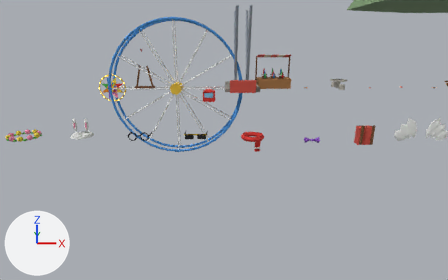
Renders of the Blender file assets/models/source/farmer_props.blend from each side of a commit.
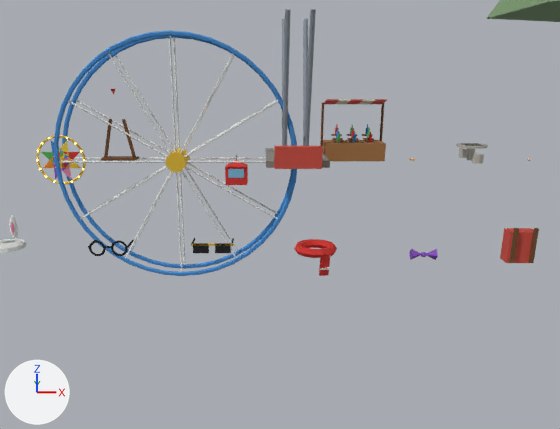
There are two pictures of each version: one from the file's camera 'PreviewCam', one close up on the part from 18% to 86% of the width and 0% to 84% of the height. Lighting does not change. The marker at lower left points along +X, +Y and +Z. The older version's two pictures come first.

Script lines for the objects in view, before the commit:
```python
me_ferris_base = bpy.data.meshes.new('ferris_base')
me_ferris_base.from_pydata(...)  # 80 vertices, 52 faces; spans x -1.5..1.5, y -2.85..2.5, z -0.08..6.88
# faces by material slot: [40, 6, 6]
me_ferris_base.materials.append(mat_fp_metal)  # grey #9ea6b3
me_ferris_base.materials.append(mat_fp_stonedark)  # grey #99948c
me_ferris_base.materials.append(mat_fp_accent)  # red #e5594c
me_ferris_cabin = bpy.data.meshes.new('ferris_cabin')
me_ferris_cabin.from_pydata(...)  # 33 vertices, 25 faces; spans x -0.55..0.55, y -0.53..0.53, z -1.2..0.3
# faces by material slot: [11, 6, 8]
me_ferris_cabin.materials.append(mat_fp_red)  # red #eb3833
me_ferris_cabin.materials.append(mat_fp_glass)  # blue #8cccf2
me_ferris_cabin.materials.append(mat_fp_metal)  # grey #9ea6b3
me_ferris_ring = bpy.data.meshes.new('ferris_ring')
me_ferris_ring.from_pydata(...)  # 792 vertices, 686 faces; spans x -6.12..6.12, y -0.8..0.8, z -6.12..6.12
# faces by material slot: [480, 192, 14]
me_ferris_ring.materials.append(mat_fp_can)  # blue #4c99e5
me_ferris_ring.materials.append(mat_fp_white)  # white #fafafa
me_ferris_ring.materials.append(mat_fp_gold)  # yellow #ffd140
ob_ferris_base = bpy.data.objects.new('ferris_base', me_ferris_base)
ob_ferris_base.location = (12.0, 50.0, 0.0)
ob_ferris_cabin = bpy.data.objects.new('ferris_cabin', me_ferris_cabin)
ob_ferris_cabin.location = (9.0, 50.0, 0.0)
ob_ferris_ring = bpy.data.objects.new('ferris_ring', me_ferris_ring)
ob_ferris_ring.location = (6.0, 50.0, 0.0)
# also in view: 'ring_toss_booth' at (15.0, 50.4, 1.5); 'wheel_disc' at (0.0, 50.0, 0.0); 'mountains_ring' at (79.4, -4.4, 25.4); 'scarf_red' at (11.2, 30.0, 1.3); 'backpack' at (14.4, 30.1, 1.5)
```
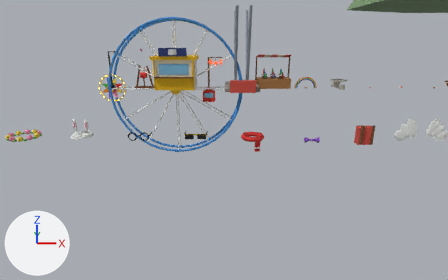
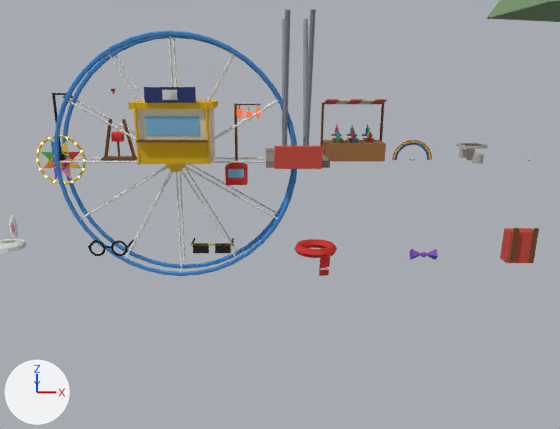
Location of each change, [x1, y1, x2, y2] in pixels of the close-ups (560 x 429 px):
'post_office', added: after [128, 87, 218, 164]
    faces in mat_fp_posty (yellow #ffc719): [128, 100, 218, 164]
    faces in mat_fp_cream (pale yellow #fff5e0): [137, 109, 215, 164]
    faces in mat_fp_glass (blue #8cccf2): [145, 116, 200, 136]
    faces in mat_fp_navy (blue #33407f): [144, 87, 196, 103]
    faces in mat_fp_white (white #fafafa): [162, 90, 178, 100]
'lantern_post', added: after [234, 103, 261, 160]
    faces in mat_fp_wooddark (brown #7f5433): [234, 103, 261, 160]
'rainbow', added: after [392, 140, 432, 160]
'street_lamp', added: after [52, 93, 74, 161]
    faces in mat_fp_black (black #1f1f24): [52, 93, 74, 161]
'mailbox', added: after [111, 127, 124, 158]
    faces in mat_fp_red (red #eb3833): [111, 132, 124, 142]

Edits to the bpy script that builds the scene:
```text
Add ob_rainbow:
    ob_rainbow = bpy.data.objects.new('rainbow', me_rainbow)  # 700 vertices, 672 faces; spans x -1.02..1.02, y -0.01..0.01, z 0.0..1.02; in mat_fp_red (red #eb3833), mat_fp_orange (orange #ff9926), mat_fp_flowery (yellow #ffe04c), mat_fp_green (green #59bf59), mat_fp_can (blue #4c99e5), mat_fp_navy (blue #33407f), mat_fp_purple (purple #9959d9)
    ob_rainbow.location = (18.0, 50.0, 0.0)
Add ob_lantern_post:
    ob_lantern_post = bpy.data.objects.new('lantern_post', me_lantern_post)  # 270 vertices, 334 faces; spans x -0.07..1.26, y -0.17..0.17, z 0.0..2.8; in mat_fp_wooddark (brown #7f5433), mat_fp_black (black #1f1f24), mat_fp_lantern (red #ff522e, glowing red #ff522e), mat_fp_gold (yellow #ffd140)
    ob_lantern_post.location = (9.0, 50.0, 0.0)
Add ob_post_office:
    ob_post_office = bpy.data.objects.new('post_office', me_post_office)  # 92 vertices, 66 faces; spans x -2.0..2.0, y -1.7..1.4, z 0.0..3.6; in mat_fp_cream (pale yellow #fff5e0), mat_fp_posty (yellow #ffc719), mat_fp_wooddark (brown #7f5433), mat_fp_glass (blue #8cccf2), mat_fp_navy (blue #33407f), mat_fp_white (white #fafafa)
    ob_post_office.location = (6.0, 50.0, 0.0)
Add ob_mailbox:
    ob_mailbox = bpy.data.objects.new('mailbox', me_mailbox)  # 68 vertices, 46 faces; spans x -0.28..0.29, y -0.18..0.2, z 0.0..1.63; in mat_fp_wooddark (brown #7f5433), mat_fp_red (red #eb3833), mat_fp_black (black #1f1f24), mat_fp_gold (yellow #ffd140)
    ob_mailbox.location = (3.0, 50.0, 0.0)
Add ob_street_lamp:
    ob_street_lamp = bpy.data.objects.new('street_lamp', me_street_lamp)  # 91 vertices, 115 faces; spans x -0.22..1.0, y -0.3..0.3, z 0.0..3.32; in mat_fp_black (black #1f1f24), mat_fp_bulb (beige #ffeda6)
    ob_street_lamp.location = (0.0, 50.0, 0.0)
```
